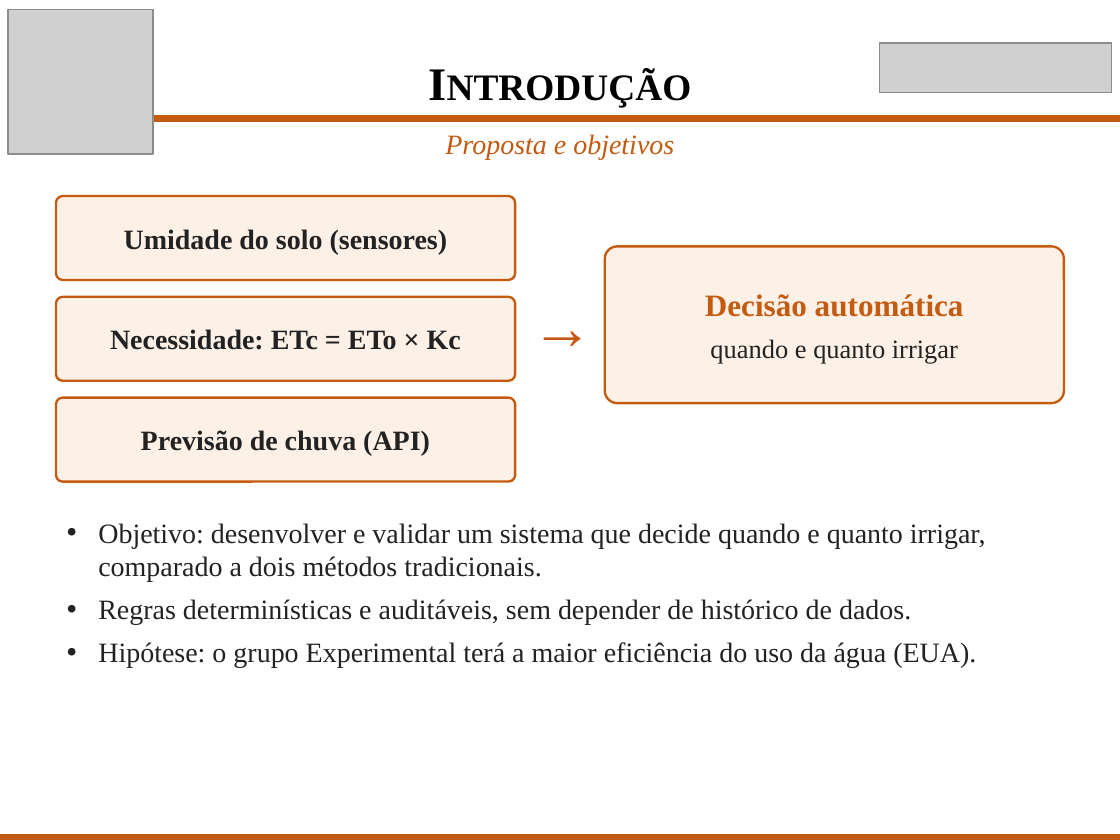
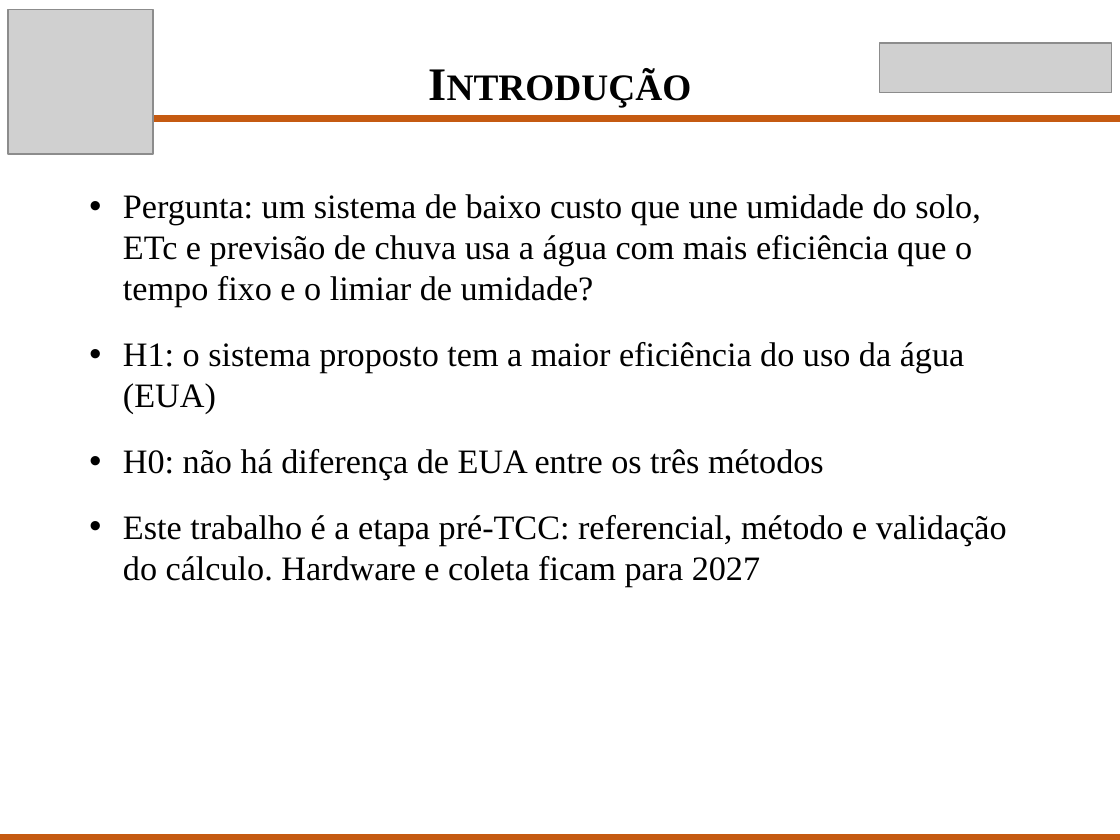
Before and after one commit to Scaglia05/irrigacao-inteligente, a slide deck: slide 4 of docs/p2/Apresentacao_TCC_P2.pptx. Drawn at 1120x840 pixels with LibreOffice and Linux fonts; fonts in the diff are those of the drawing; grey boxes stand for pictures. Boxes give left, top, right and bottom in pixels: in the first picture for what was removed or moved away, otherwise in the second. Text is boxed around its words. In the diff, an @@ line names an element or a change of style, - is before the commit and + after.

```diff
--- a/docs/p2/Apresentacao_TCC_P2.pptx
+++ b/docs/p2/Apresentacao_TCC_P2.pptx
@@ text removed at [445, 134, 674, 160] @@
-Proposta e objetivos
@@ rounded rectangle removed at [56, 196, 515, 280] @@
-Umidade do solo (sensores)
@@ text added at [123, 194, 1007, 587], 22 pt, text #000000 @@
+• Pergunta: um sistema de baixo custo que une umidade do solo, ETc e previsão de chuva usa a água com mais eficiência que o tempo fixo e o limiar de umidade?
+• H1: o sistema proposto tem a maior eficiência do uso da água (EUA)
+• H0: não há diferença de EUA entre os três métodos
+• Este trabalho é a etapa pré-TCC: referencial, método e validação do cálculo. Hardware e coleta ficam para 2027
@@ rounded rectangle removed at [605, 246, 1064, 403] @@
-Decisão automática
-quando e quanto irrigar
@@ rounded rectangle removed at [56, 297, 515, 381] @@
-Necessidade: ETc = ETo × Kc
@@ text removed at [521, 274, 599, 375] @@
-→
@@ rounded rectangle removed at [56, 398, 515, 482] @@
-Previsão de chuva (API)
@@ text removed at [98, 523, 986, 668] @@
-• Objetivo: desenvolver e validar um sistema que decide quando e quanto irrigar, comparado a dois métodos tradicionais.
-• Regras determinísticas e auditáveis, sem depender de histórico de dados.
-• Hipótese: o grupo Experimental terá a maior eficiência do uso da água (EUA).
```
Also in this commit, not shown: 10 other slides changed, 2 slides added, 2 slides removed, 1 other file.
